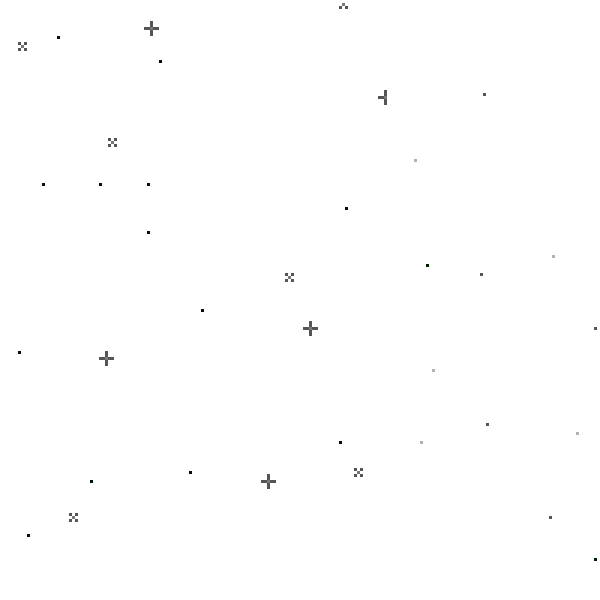
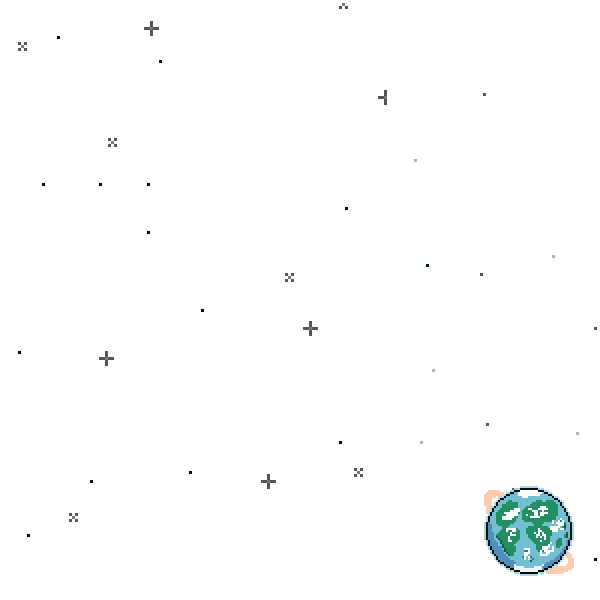
Revision of a layered 600 x 600 image; what changed, layer by layer:
added layer "Pasted Layer #4" above "Pasted Layer #3" over [484, 486, 574, 576]
added layer "Pasted Layer #3" above "Pasted Layer #2" over [484, 486, 574, 576]
added layer "Pasted Layer #2" above "Pasted Layer #1" over [484, 486, 574, 576]
added layer "Pasted Layer #1" above "Pasted Layer" over [484, 486, 574, 576]
